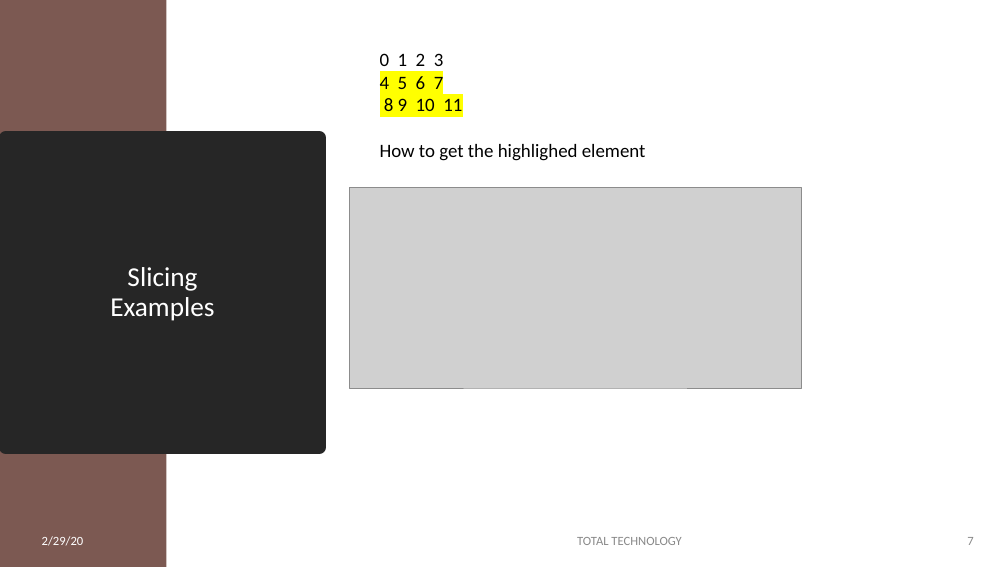
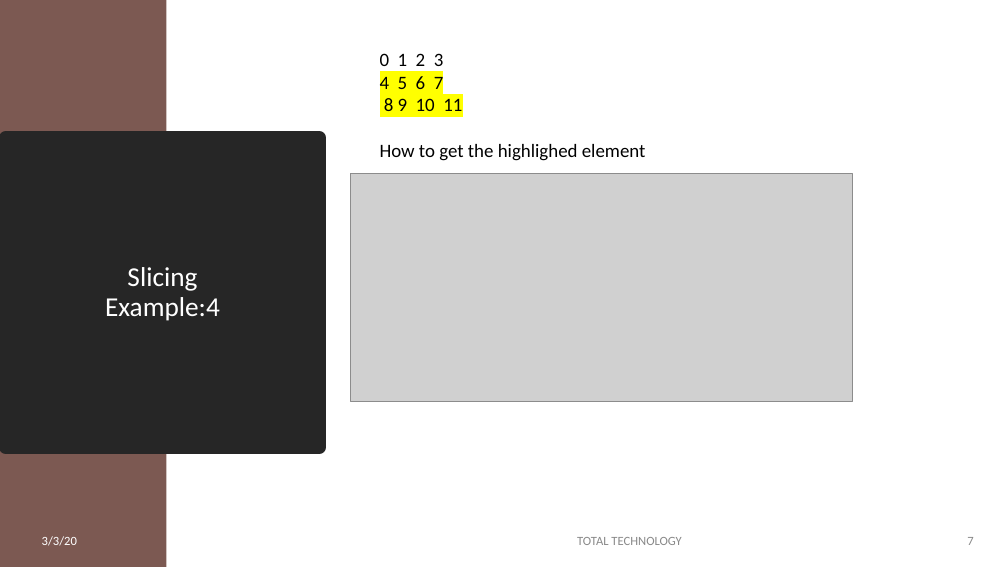
Before and after one commit to ujjwalvats16/source, a slide deck: slide 7 of NUMPY_TUTORIAL_8_SLIDE.pptx. Drawn at 1008x567 pixels with LibreOffice and Linux fonts; fonts in the diff are those of the drawing; grey boxes stand for pictures. Boxes give left, top, right and bottom in pixels: in the first picture for what was removed or moved away, otherwise in the second. Text is boxed around its words. In the diff, an @@ line names an element or a change of style, - is before the commit and + after.

```diff
--- a/NUMPY_TUTORIAL_8_SLIDE.pptx
+++ b/NUMPY_TUTORIAL_8_SLIDE.pptx
@@ picture: place and size @@
-picture at bbox=[349, 188, 802, 388]
+picture at bbox=[350, 173, 852, 401]
@@ title at bbox=[105, 267, 220, 321]: text changed @@
-Slicing
-Examples
+Slicing
+Example:4
@@ text at bbox=[42, 536, 77, 546]: text changed @@
-2/29/20
+3/3/20
```
Also in this commit, not shown: 7 other slides changed, 1 other file.
